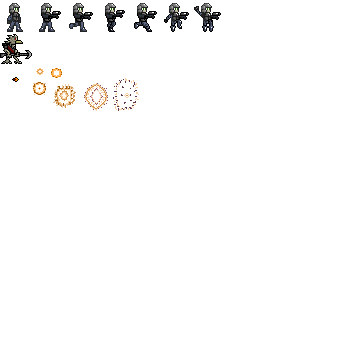
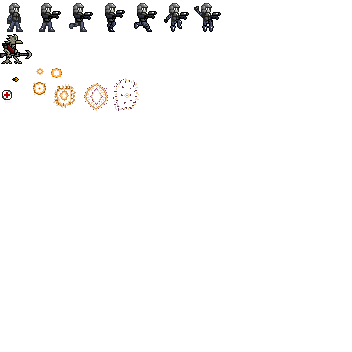
Revision of a layered 352 × 352 image; what changed, layer by layer:
added layer "Healthpack" in group "Effects" over (2, 90, 12, 103)
